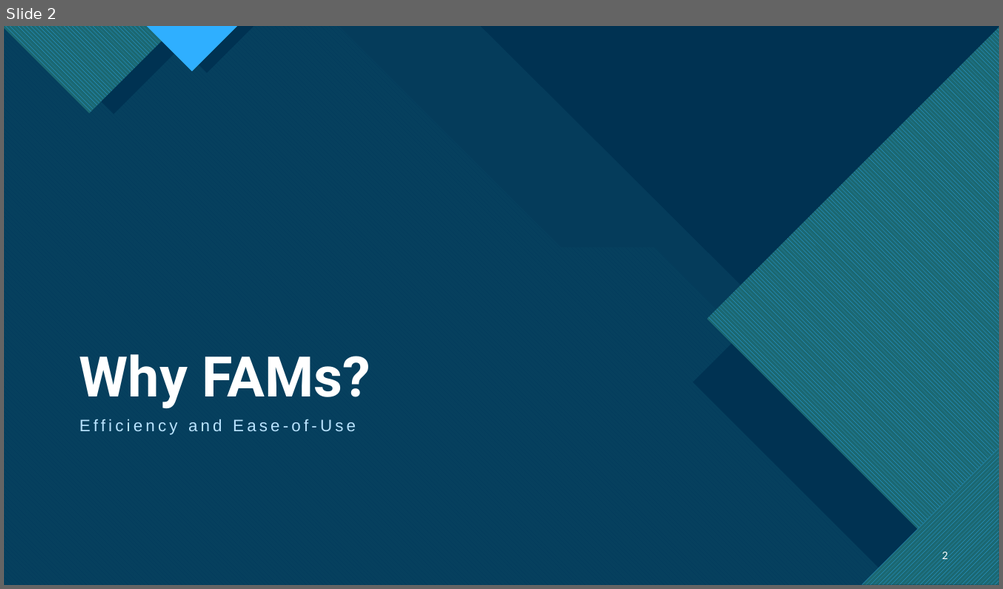
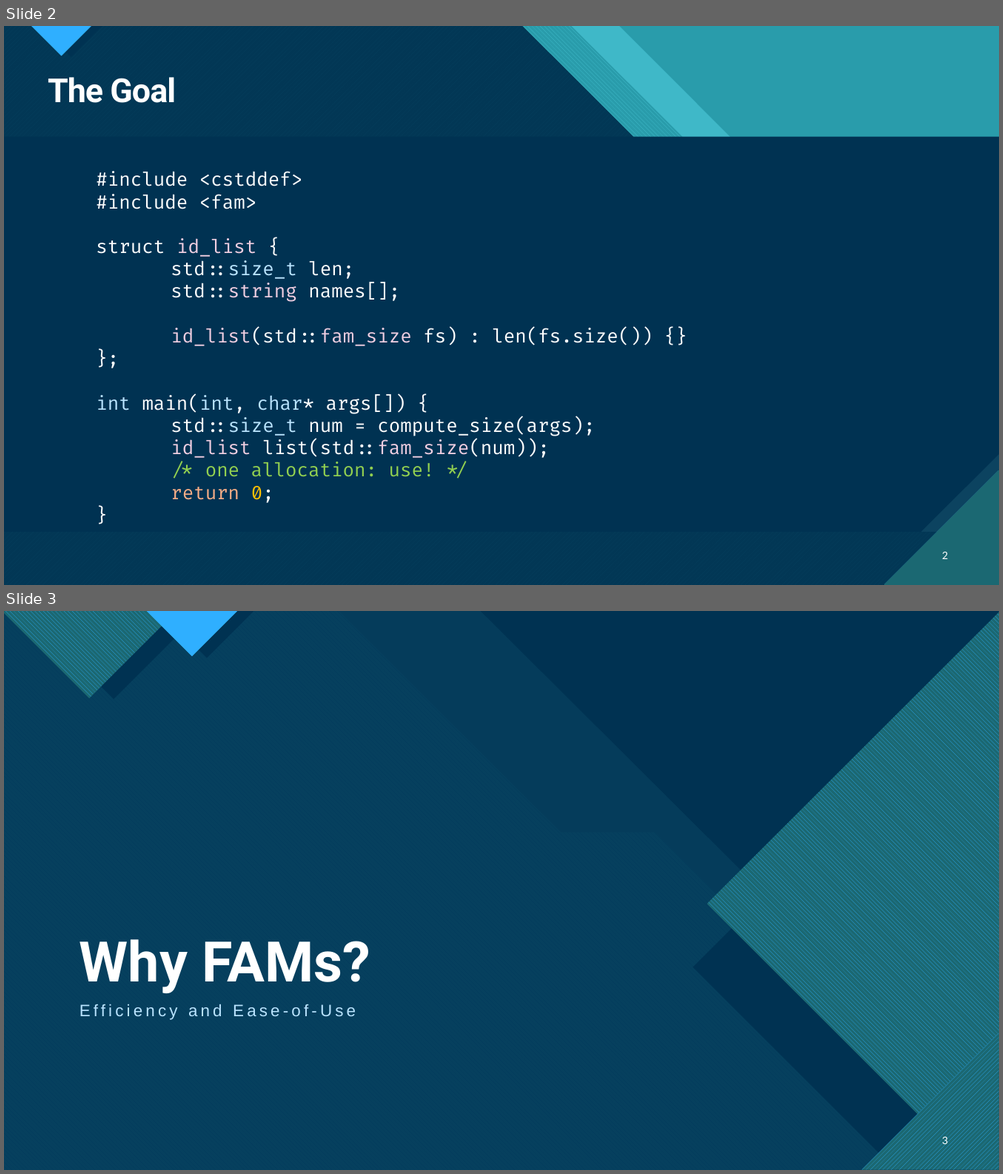
Before and after one commit to ThePhD/future_cxx, a slide deck: papers/presentations/source/d1039r2.pptx. Shown one above the other, each under a label of ours: slide 2 before the commit, slides 2 and 3 after it. The pictures are 1003x589 and 1003x1174 pixels, drawn with LibreOffice and Linux fonts; fonts in the diff are those of the drawing. Boxes give left, top, right and bottom in pixels: in the first picture for what was removed or moved away, otherwise in the second. Text is boxed around its words. In the diff, an @@ line names an element or a change of style, - is before the commit and + after.

```diff
--- a/papers/presentations/source/d1039r2.pptx
+++ b/papers/presentations/source/d1039r2.pptx
@@ slide 2 added at bbox=[4, 26, 999, 585], background #47C3D3; not listed: 14 template elements that a slide beside it also shows @@
@@ rectangle added at bbox=[4, 26, 999, 585], fill #299CAB @@
@@ rectangle added at bbox=[4, 26, 999, 585], fill #299CAB @@
@@ freeform shape added at bbox=[4, 26, 999, 585], fill #47C3D3 at 74% opacity @@
@@ freeform shape added at bbox=[4, 26, 999, 585], fill pattern #47C3D3 on #1B6872 @@
@@ title added at bbox=[48, 77, 176, 103], 32 pt, text #FFFFFF, bold @@
+The Goal
@@ text added at bbox=[96, 172, 652, 503], 18 pt, text #FFFFFF @@
+#include <cstddef>
+#include <fam>
+struct id_list {
+std::size_t len;
+std::string names[];
+id_list(std::fam_size fs) : len(fs.size()) {}
+};
+int main(int, char* args[]) {
+std::size_t num = compute_size(args);
+id_list list(std::fam_size(num));
+/* one allocation: use! */
+return 0;
+}
@@ page number added at bbox=[942, 552, 948, 560], 10 pt, text #FFFFFF @@
+2
@@ what was slide 2 is now slide 3 @@
@@ page number at bbox=[942, 1136, 948, 1147]: text changed @@
-2
+3
```
Also in this commit, not shown: 6 slides changed, 5 other slides added, 1 slide removed, 9 other files.
